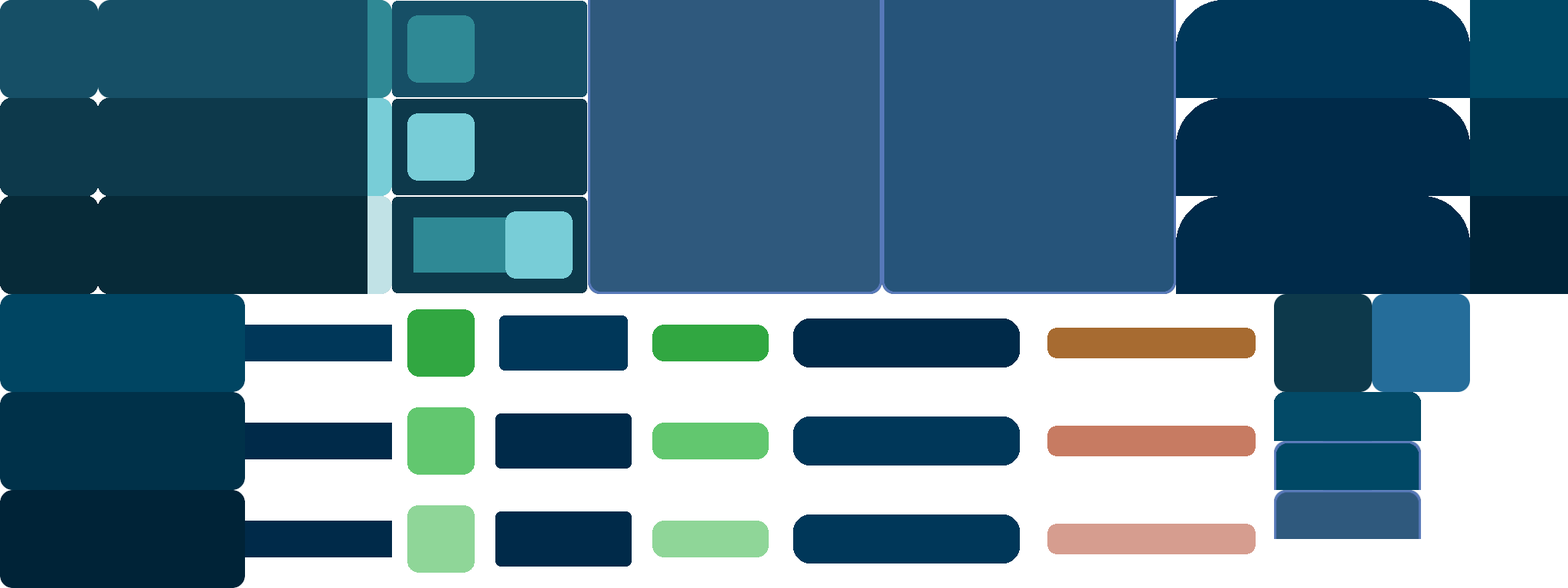
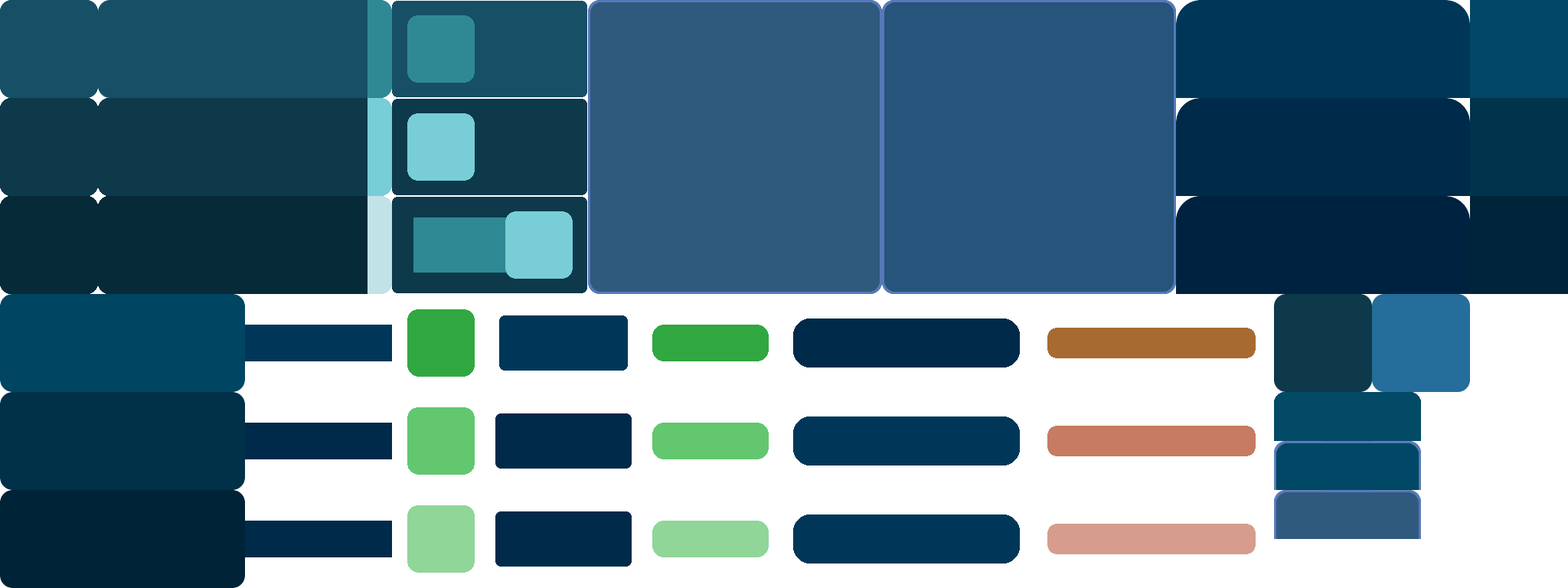
Revision of a layered w=1568, h=588 image; what changed, layer by layer:
painted on "panel_neutral #1" over [588, 0, 882, 12]
painted on "panel_hobered" over [882, 0, 1176, 11]
painted on "neutral" over [1176, 0, 1470, 42]
painted on "hovered" over [1176, 98, 1470, 140]
painted on "active" over [1176, 196, 1470, 294]
